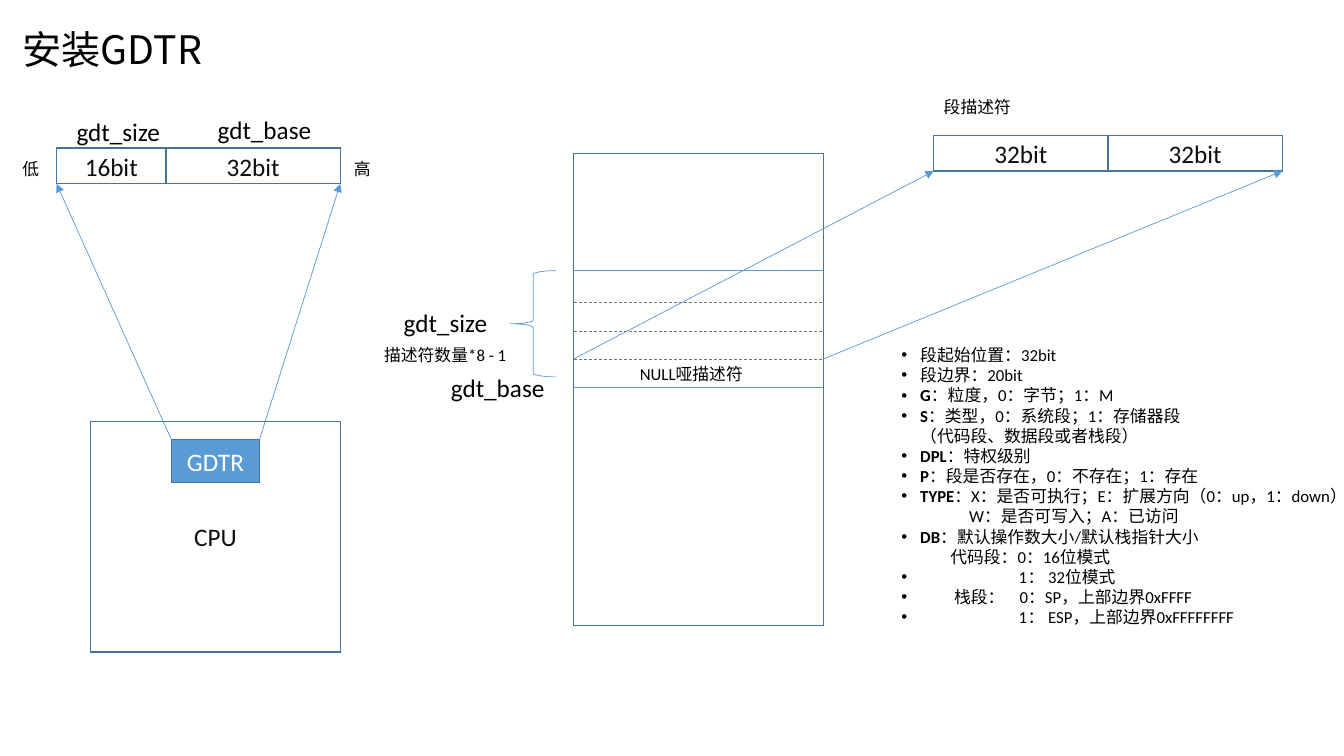
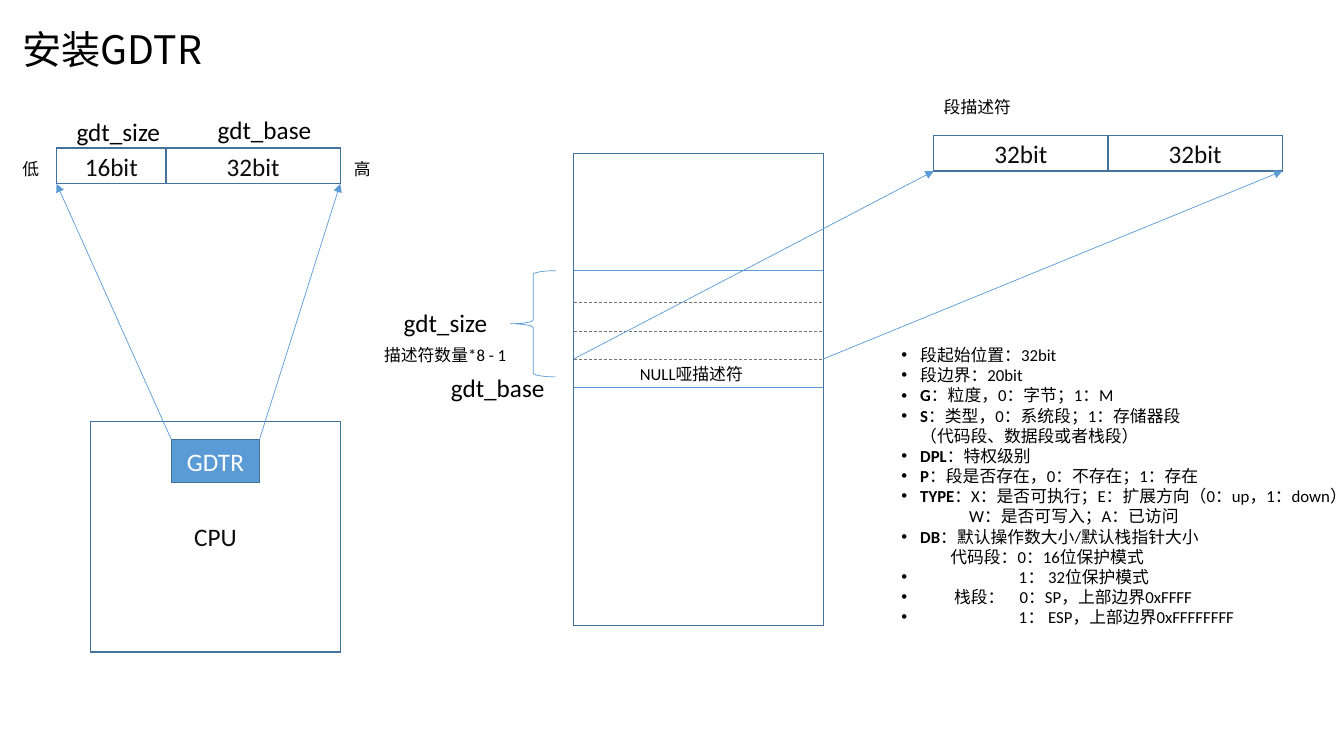
Before and after one commit to at0x7c00/mykernel, a slide deck: slide 5 of ppts/x86.pptx. Drawn at 1344x756 pixels with LibreOffice and Linux fonts; fonts in the diff are those of the drawing. Boxes give left, top, right and bottom in pixels: in the first picture for what was removed or moved away, otherwise in the second. Text is boxed around its words. In the diff, an @@ line names an element or a change of style, - is before the commit and + after.

Commit message:
update ppt

```diff
--- a/ppts/x86.pptx
+++ b/ppts/x86.pptx
@@ text at (920,529,1198,585): text changed @@
-• DB：默认操作数大小/默认栈指针大小
-  代码段：0：16位模式
-• 1： 32位模式
+• DB：默认操作数大小/默认栈指针大小
+  代码段：0：16位保护模式
+• 1： 32位保护模式
```
Also in this commit, not shown: 1 other slide changed, 1 slide added.
